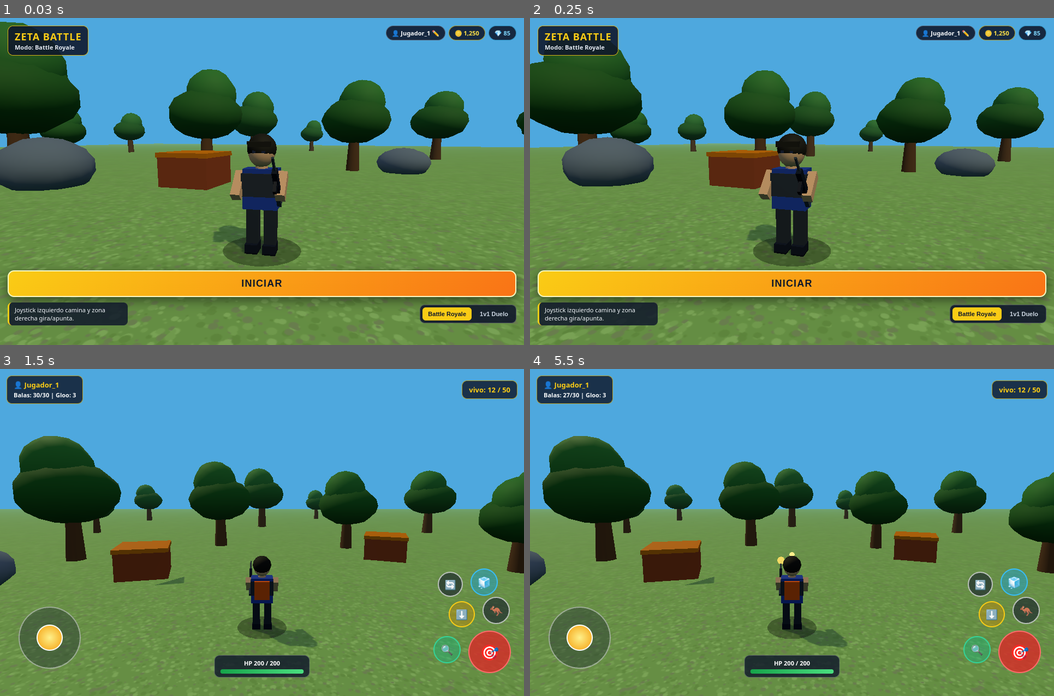
Above: before the commit, frames 1-4 (two rows, left to right).
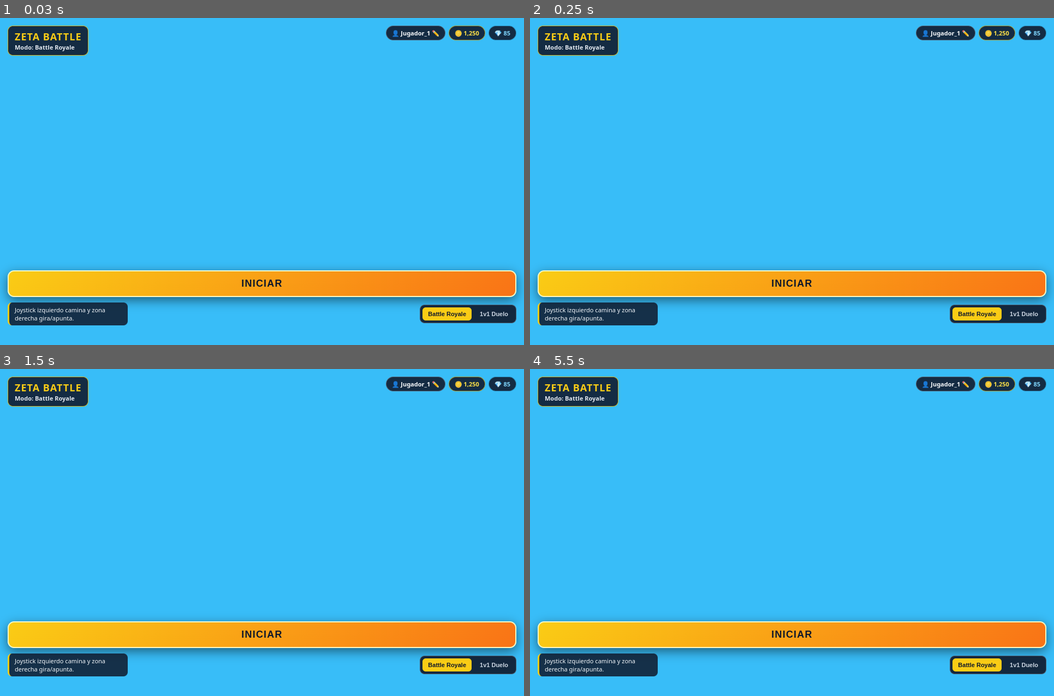
Above: after the commit, the same moments.

Repository: delvisvillalba5-cell/juego-servidor
Game: browser game, page index.html
Same seed, same stepped clock (60 frames per second), same inputs: the game is played once before the commit and once after it.
Inputs (mouse positions are in pixels of both pictures, inside the frame that each line leads up to):
- Up to frame 1 (0.03 s): no input
- Up to frame 2 (0.25 s): no input
- Up to frame 3 (1.5 s): click "INICIAR" at 0.27 s; click (445, 663) at 0.52 s, where only the run after the commit has a clickable "Battle Royale"; click (262, 565) at 1.07 s; click (445, 663) at 1.27 s, where only the run after the commit has a clickable "Battle Royale"
- Up to frame 4 (5.5 s): click (687, 499) at 1.67 s; click (792, 633) at 1.87 s, where only the run after the commit has a clickable "INICIAR"; press the mouse at (896, 483) at 2.27 s; release the mouse at (792, 467) at 2.4 s; click (1022, 663) at 2.47 s, where only the run after the commit has a clickable "1v1 Duelo"; click (870, 597) at 2.87 s; click (792, 633) at 3.07 s, where only the run after the commit has a clickable "INICIAR"; click (661, 614) at 3.47 s; click (975, 663) at 3.67 s, where only the run after the commit has a clickable "Battle Royale"; press the mouse at (792, 467) at 4.07 s; release the mouse at (739, 646) at 4.2 s; click (1022, 663) at 4.27 s, where only the run after the commit has a clickable "1v1 Duelo"; click (949, 548) at 4.67 s; click (792, 633) at 4.87 s, where only the run after the commit has a clickable "INICIAR"; click (634, 532) at 5.27 s; click (1022, 663) at 5.47 s, where only the run after the commit has a clickable "1v1 Duelo"

The runs differ from the first frame. In frame 1, 89% of the frame differs, in the area x 0-100%, y 0-100%; in frame 2, 89%; in frame 3, 99%; in frame 4, 99%.

Commit message:
Actualizar index.html

Diff:
--- a/index.html
+++ b/index.html
@@ -11,6 +11,7 @@
             padding: 0;
             user-select: none;
             -webkit-user-select: none;
+            -webkit-tap-highlight-color: transparent;
         }
         body, html {
             width: 100%;
@@ -648,530 +649,4 @@
         const piernaDerMesh = new THREE.Mesh(new THREE.BoxGeometry(0.22, 0.68, 0.24), matPantalon);
         piernaDerMesh.position.set(0, -0.34, 0);
         piernaDerMesh.castShadow = true;
-        const botaDer = new THREE.Mesh(new THREE.BoxGeometry(0.24, 0.18, 0.34), matBota);
-        botaDer.position.set(0, -0.77, 0.04);
-        botaDer.castShadow = true;
-        pivotePiernaDer.add(piernaDerMesh, botaDer);
-
-        const torsoGrupo = new THREE.Group();
-        torsoGrupo.position.set(0, 0.86, 0);
-
-        const pecho = new THREE.Mesh(new THREE.BoxGeometry(0.64, 0.74, 0.42), matCamisa);
-        pecho.position.y = 0.37;
-        pecho.castShadow = true;
-
-        const chalecoTactico = new THREE.Mesh(new THREE.BoxGeometry(0.68, 0.42, 0.46), matChaleco);
-        chalecoTactico.position.set(0, 0.45, 0.01);
-        chalecoTactico.castShadow = true;
-
-        const cuello = new THREE.Mesh(new THREE.CylinderGeometry(0.11, 0.12, 0.14, 10), matPiel);
-        cuello.position.set(0, 0.78, 0.01);
-
-        const cabezaGrupo = new THREE.Group();
-        cabezaGrupo.position.set(0, 1.04, 0.02);
-
-        const craneo = new THREE.Mesh(new THREE.SphereGeometry(0.27, 16, 16), matPiel);
-        craneo.scale.set(0.92, 1.05, 0.96);
-        craneo.castShadow = true;
-
-        const cabelloVolumen = new THREE.Mesh(new THREE.SphereGeometry(0.285, 16, 14), matCabello);
-        cabelloVolumen.scale.set(0.95, 0.95, 1.02);
-        cabelloVolumen.position.set(0, 0.06, -0.02);
-
-        const flequillo = new THREE.Mesh(new THREE.BoxGeometry(0.4, 0.1, 0.14), matCabello);
-        flequillo.position.set(0, 0.14, 0.21);
-
-        const ojoIzq = new THREE.Mesh(new THREE.BoxGeometry(0.055, 0.04, 0.03), new THREE.MeshBasicMaterial({ color: 0x111827 }));
-        ojoIzq.position.set(-0.085, 0.01, 0.255);
-        const ojoDer = new THREE.Mesh(new THREE.BoxGeometry(0.055, 0.04, 0.03), new THREE.MeshBasicMaterial({ color: 0x111827 }));
-        ojoDer.position.set(0.085, 0.01, 0.255);
-
-        cabezaGrupo.add(craneo, cabelloVolumen, flequillo, ojoIzq, ojoDer);
-
-        const mochilaGrupo = new THREE.Group();
-        mochilaGrupo.position.set(0, 0.42, -0.26);
-        const bolsaPrincipal = new THREE.Mesh(new THREE.BoxGeometry(0.44, 0.52, 0.2), matMochila);
-        bolsaPrincipal.castShadow = true;
-        mochilaGrupo.add(bolsaPrincipal);
-
-        const pivoteBrazoIzq = new THREE.Group();
-        pivoteBrazoIzq.position.set(-0.4, 0.64, 0);
-        const brazoIzqMesh = new THREE.Mesh(new THREE.BoxGeometry(0.17, 0.54, 0.18), matPiel);
-        brazoIzqMesh.position.set(0, -0.27, 0);
-        brazoIzqMesh.castShadow = true;
-        pivoteBrazoIzq.add(brazoIzqMesh);
-
-        const pivoteBrazoDer = new THREE.Group();
-        pivoteBrazoDer.position.set(0.4, 0.64, 0);
-        const brazoDerMesh = new THREE.Mesh(new THREE.BoxGeometry(0.17, 0.54, 0.18), matPiel);
-        brazoDerMesh.position.set(0, -0.27, 0);
-        brazoDerMesh.castShadow = true;
-
-        const rifleGrupo = new THREE.Group();
-        rifleGrupo.position.set(-0.04, -0.44, 0.26);
-
-        const receptor = new THREE.Mesh(
-            new THREE.BoxGeometry(0.085, 0.12, 0.68),
-            new THREE.MeshStandardMaterial({ color: 0x1e293b, metalness: 0.5, roughness: 0.35 })
-        );
-        const culata = new THREE.Mesh(
-            new THREE.BoxGeometry(0.075, 0.14, 0.24),
-            new THREE.MeshStandardMaterial({ color: 0x334155, roughness: 0.65 })
-        );
-        culata.position.set(0, -0.02, -0.42);
-
-        const cargador = new THREE.Mesh(
-            new THREE.BoxGeometry(0.055, 0.2, 0.11),
-            new THREE.MeshStandardMaterial({ color: 0x0f172a, roughness: 0.5 })
-        );
-        cargador.rotation.x = 0.2;
-        cargador.position.set(0, -0.13, 0.08);
-
-        const canion = new THREE.Mesh(
-            new THREE.CylinderGeometry(0.024, 0.024, 0.32, 8),
-            new THREE.MeshStandardMaterial({ color: 0x64748b, metalness: 0.7, roughness: 0.25 })
-        );
-        canion.rotation.x = Math.PI / 2;
-        canion.position.set(0, 0.02, 0.46);
-
-        const destelloDisparo = new THREE.Mesh(
-            new THREE.SphereGeometry(0.13, 8, 8),
-            new THREE.MeshBasicMaterial({ color: 0xffe066, transparent: true, opacity: 0.92 })
-        );
-        destelloDisparo.position.set(0, 0.02, 0.65);
-        destelloDisparo.visible = false;
-
-        rifleGrupo.add(receptor, culata, cargador, canion, destelloDisparo);
-        pivoteBrazoDer.add(brazoDerMesh, rifleGrupo);
-
-        torsoGrupo.add(pecho, chalecoTactico, cuello, cabezaGrupo, mochilaGrupo, pivoteBrazoIzq, pivoteBrazoDer);
-        jugadorMesh.add(pivotePiernaIzq, pivotePiernaDer, torsoGrupo);
-        scene.add(jugadorMesh);
-
-        let velY = 0;
-        let enSuelo = true;
-        let agachado = false;
-        let apuntando = false;
-        let balas = 30;
-        const maxBalas = 30;
-        let glooRestantes = 3;
-        let tiempoDestello = 0;
-        let cicloPaso = 0;
-        let anguloLobby = 0.4;
-        const proyectiles = [];
-
-        let camYaw = 0;
-        let camPitch = 0.22;
-        const sensibilidad = 0.0055;
-
-        function actualizarHUD() {
-            document.getElementById('hud-municion').textContent = `Balas: ${balas}/${maxBalas} | Gloo: ${glooRestantes}`;
-        }
-
-        const joystickBase = document.getElementById('joystick-base');
-        const joystickStick = document.getElementById('joystick-stick');
-        let joyActivo = false, joyTouchId = null, joyX = 0, joyY = 0;
-        const maxRadio = 36;
-
-        function actualizarJoystick(touch) {
-            const rect = joystickBase.getBoundingClientRect();
-            let dx = touch.clientX - (rect.left + rect.width / 2);
-            let dy = touch.clientY - (rect.top + rect.height / 2);
-            const dist = Math.hypot(dx, dy);
-            if (dist > maxRadio) {
-                dx = (dx / dist) * maxRadio;
-                dy = (dy / dist) * maxRadio;
-            }
-            joystickStick.style.transform = `translate(${dx}px, ${dy}px)`;
-            joyX = dx / maxRadio;
-            joyY = dy / maxRadio;
-        }
-
-        joystickBase.addEventListener('touchstart', (e) => {
-            if (enLobby) return;
-            e.preventDefault();
-            e.stopPropagation();
-            joyActivo = true;
-            joyTouchId = e.changedTouches[0].identifier;
-            actualizarJoystick(e.changedTouches[0]);
-        }, { passive: false });
-
-        joystickBase.addEventListener('touchmove', (e) => {
-            if (enLobby) return;
-            e.preventDefault();
-            e.stopPropagation();
-            if (!joyActivo) return;
-            for (const t of e.changedTouches) {
-                if (t.identifier === joyTouchId) actualizarJoystick(t);
-            }
-        }, { passive: false });
-
-        function soltarJoystick(e) {
-            for (const t of e.changedTouches) {
-                if (t.identifier === joyTouchId) {
-                    joyActivo = false; joyTouchId = null; joyX = 0; joyY = 0;
-                    joystickStick.style.transform = `translate(0px, 0px)`;
-                }
-            }
-        }
-        joystickBase.addEventListener('touchend', soltarJoystick);
-        joystickBase.addEventListener('touchcancel', soltarJoystick);
-
-        const aimZone = document.getElementById('aim-zone');
-        let aimTouchId = null;
-        let lastAimX = 0;
-        let lastAimY = 0;
-
-        function aplicarRotacionMira(deltaX, deltaY, factorVertical = 1) {
-            camYaw -= deltaX * sensibilidad;
-            camPitch = Math.max(-0.25, Math.min(0.75, camPitch + deltaY * sensibilidad * factorVertical));
-            jugadorMesh.rotation.y = camYaw;
-        }
-
-        aimZone.addEventListener('touchstart', (e) => {
-            if (enLobby) return;
-            e.preventDefault();
-            if (aimTouchId !== null) return;
-            const t = e.changedTouches[0];
-            aimTouchId = t.identifier;
-            lastAimX = t.clientX;
-            lastAimY = t.clientY;
-        }, { passive: false });
-
-        aimZone.addEventListener('touchmove', (e) => {
-            if (enLobby) return;
-            e.preventDefault();
-            if (aimTouchId === null) return;
-            for (const t of e.changedTouches) {
-                if (t.identifier === aimTouchId) {
-                    const dx = t.clientX - lastAimX;
-                    const dy = t.clientY - lastAimY;
-                    lastAimX = t.clientX;
-                    lastAimY = t.clientY;
-                    aplicarRotacionMira(dx, dy, 1);
-                }
-            }
-        }, { passive: false });
-
-        function soltarMira(e) {
-            for (const t of e.changedTouches) {
-                if (t.identifier === aimTouchId) {
-                    aimTouchId = null;
-                }
-            }
-        }
-        aimZone.addEventListener('touchend', soltarMira);
-        aimZone.addEventListener('touchcancel', soltarMira);
-
-        const btnDisparo = document.getElementById('btn-disparo');
-        let disparando = false;
-        let fireTouchId = null;
-        let lastFireX = 0;
-        let lastFireY = 0;
-        let ultimoDisparoTime = 0;
-        const intervaloDisparo = 135;
-
-        function disparar() {
-            if (enLobby || balas <= 0) return;
-            balas--;
-            actualizarHUD();
-
-            destelloDisparo.visible = true;
-            tiempoDestello = 45;
-
-            const dir = new THREE.Vector3(0, 0, 1).applyAxisAngle(new THREE.Vector3(0, 1, 0), jugadorMesh.rotation.y);
-            const balaMesh = new THREE.Mesh(
-                new THREE.SphereGeometry(0.12, 8, 8),
-                new THREE.MeshBasicMaterial({ color: 0xfef08a })
-            );
-            balaMesh.position.set(
-                jugadorMesh.position.x + dir.x * 1.45,
-                jugadorMesh.position.y + (agachado ? 0.85 : 1.32),
-                jugadorMesh.position.z + dir.z * 1.45
-            );
-            scene.add(balaMesh);
-            proyectiles.push({ mesh: balaMesh, vx: dir.x * 1.55, vz: dir.z * 1.55, vida: 48 });
-        }
-
-        btnDisparo.addEventListener('touchstart', (e) => {
-            if (enLobby) return;
-            e.preventDefault();
-            e.stopPropagation();
-            const t = e.changedTouches[0];
-            fireTouchId = t.identifier;
-            lastFireX = t.clientX;
-            lastFireY = t.clientY;
-            disparando = true;
-            btnDisparo.classList.add('active');
-            disparar();
-            ultimoDisparoTime = performance.now();
-        }, { passive: false });
-
-        btnDisparo.addEventListener('touchmove', (e) => {
-            if (enLobby) return;
-            e.preventDefault();
-            e.stopPropagation();
-            if (!disparando) return;
-            for (const t of e.changedTouches) {
-                if (t.identifier === fireTouchId) {
-                    const dx = t.clientX - lastFireX;
-                    const dy = t.clientY - lastFireY;
-                    lastFireX = t.clientX;
-                    lastFireY = t.clientY;
-                    aplicarRotacionMira(dx * 0.75, dy * 0.75, 1.15);
-                }
-            }
-        }, { passive: false });
-
-        function soltarDisparo(e) {
-            for (const t of e.changedTouches) {
-                if (t.identifier === fireTouchId) {
-                    disparando = false;
-                    fireTouchId = null;
-                    btnDisparo.classList.remove('active');
-                }
-            }
-        }
-        btnDisparo.addEventListener('touchend', soltarDisparo);
-        btnDisparo.addEventListener('touchcancel', soltarDisparo);
-        btnDisparo.addEventListener('mousedown', () => {
-            if (enLobby) return;
-            disparando = true;
-            disparar();
-            ultimoDisparoTime = performance.now();
-        });
-        window.addEventListener('mouseup', () => { disparando = false; });
-
-        const btnMira = document.getElementById('btn-mira');
-        function toggleMira() {
-            if (enLobby) return;
-            apuntando = !apuntando;
-            btnMira.classList.toggle('active', apuntando);
-            crosshair.style.display = apuntando ? 'block' : 'none';
-        }
-        btnMira.addEventListener('touchstart', (e) => {
-            e.preventDefault();
-            e.stopPropagation();
-            toggleMira();
-        }, { passive: false });
-        btnMira.addEventListener('click', toggleMira);
-
-        function ponerGloo() {
-            if (enLobby || glooRestantes <= 0) return;
-            glooRestantes--;
-            actualizarHUD();
-
-            const dir = new THREE.Vector3(0, 0, 1).applyAxisAngle(new THREE.Vector3(0, 1, 0), jugadorMesh.rotation.y);
-            const glooGrupo = new THREE.Group();
-
-            const panel = new THREE.Mesh(
-                new THREE.BoxGeometry(3.3, 2.25, 0.34),
-                new THREE.MeshStandardMaterial({
-                    color: 0x38bdf8,
-                    emissive: 0x0284c7,
-                    emissiveIntensity: 0.25,
-                    transparent: true,
-                    opacity: 0.68
-                })
-            );
-            panel.position.y = 1.12;
-            panel.castShadow = true;
-
-            glooGrupo.add(panel);
-            const gx = jugadorMesh.position.x + dir.x * 3.1;
-            const gz = jugadorMesh.position.z + dir.z * 3.1;
-            glooGrupo.position.set(gx, 0, gz);
-            glooGrupo.rotation.y = jugadorMesh.rotation.y;
-            scene.add(glooGrupo);
-            obstaculos.push({ x: gx, z: gz, r: 1.45 });
-        }
-
-        function recargar() {
-            if (enLobby) return;
-            balas = maxBalas;
-            actualizarHUD();
-        }
-
-        function saltar() {
-            if (enLobby || !enSuelo) return;
-            if (agachado) agachado = false;
-            velY = 0.36;
-            enSuelo = false;
-        }
-
-        function toggleAgachar() {
-            if (enLobby) return;
-            agachado = !agachado;
-        }
-
-        function vincularBoton(id, fn) {
-            const el = document.getElementById(id);
-            el.addEventListener('touchstart', (e) => {
-                e.preventDefault();
-                e.stopPropagation();
-                fn();
-            }, { passive: false });
-            el.addEventListener('click', fn);
-        }
-
-        vincularBoton('btn-gloo', ponerGloo);
-        vincularBoton('btn-recargar', recargar);
-        vincularBoton('btn-salto', saltar);
-        vincularBoton('btn-agachar', toggleAgachar);
-
-        let ultimoFrame = performance.now();
-
-        function animar(ahora = performance.now()) {
-            requestAnimationFrame(animar);
-            const dt = Math.min(50, ahora - ultimoFrame);
-            ultimoFrame = ahora;
-
-            if (tiempoDestello > 0) {
-                tiempoDestello -= dt;
-                if (tiempoDestello <= 0) destelloDisparo.visible = false;
-            }
-
-            if (enLobby) {
-                anguloLobby += dt * 0.0005;
-                jugadorMesh.rotation.y = 0.2;
-                pivotePiernaIzq.rotation.x = 0;
-                pivotePiernaDer.rotation.x = 0;
-                pivoteBrazoDer.rotation.x = -0.82;
-                pivoteBrazoIzq.rotation.x = -0.75;
-
-                const radioLobby = 5.2;
-                camera.position.set(
-                    jugadorMesh.position.x + Math.sin(anguloLobby) * radioLobby,
-                    2.15,
-                    jugadorMesh.position.z + Math.cos(anguloLobby) * radioLobby
-                );
-                camera.lookAt(jugadorMesh.position.x, 1.35, jugadorMesh.position.z);
-
-                sombraJugador.position.set(jugadorMesh.position.x, 0.03, jugadorMesh.position.z);
-                renderer.render(scene, camera);
-                return;
-            }
-
-            if (disparando && ahora - ultimoDisparoTime >= intervaloDisparo) {
-                disparar();
-                ultimoDisparoTime = ahora;
-            }
-
-            const velocidad = agachado ? 0.14 : 0.22;
-            const forwardX = Math.sin(camYaw);
-            const forwardZ = Math.cos(camYaw);
-            const rightX = -Math.cos(camYaw);
-            const rightZ = Math.sin(camYaw);
-
-            const moveForward = -joyY;
-            const moveRight = joyX;
-            const intensidadMov = Math.min(1, Math.hypot(moveForward, moveRight));
-
-            const moveVecX = forwardX * moveForward + rightX * moveRight;
-            const moveVecZ = forwardZ * moveForward + rightZ * moveRight;
-
-            const nextX = jugadorMesh.position.x + moveVecX * velocidad;
-            const nextZ = jugadorMesh.position.z + moveVecZ * velocidad;
-
-            let bloqueado = false;
-            for (const obs of obstaculos) {
-                if (Math.hypot(nextX - obs.x, nextZ - obs.z) < obs.r + 0.52) {
-                    bloqueado = true;
-                    break;
-                }
-            }
-
-            if (!bloqueado) {
-                jugadorMesh.position.x = Math.max(-72, Math.min(72, nextX));
-                jugadorMesh.position.z = Math.max(-72, Math.min(72, nextZ));
-            }
-
-            jugadorMesh.rotation.y = camYaw;
-
-            const targetTorsoY = agachado ? 0.52 : 0.86;
-            torsoGrupo.position.y += (targetTorsoY - torsoGrupo.position.y) * 0.2;
-            torsoGrupo.rotation.x += ((agachado ? 0.24 : 0) - torsoGrupo.rotation.x) * 0.2;
-
-            if (intensidadMov > 0.05 && enSuelo) {
-                cicloPaso += dt * 0.015 * intensidadMov;
-                const angPierna = Math.sin(cicloPaso) * 0.62 * intensidadMov;
-                pivotePiernaIzq.rotation.x = angPierna;
-                pivotePiernaDer.rotation.x = -angPierna;
-                pivoteBrazoIzq.rotation.x = apuntando ? -1.1 : -angPierna * 0.55;
-                pivoteBrazoDer.rotation.x = apuntando ? -1.15 : angPierna * 0.4;
-            } else {
-                pivotePiernaIzq.rotation.x *= 0.8;
-                pivotePiernaDer.rotation.x *= 0.8;
-                const targetBrazoDer = apuntando ? -1.15 : -0.82;
-                const targetBrazoIzq = apuntando ? -1.1 : -0.75;
-                pivoteBrazoDer.rotation.x += (targetBrazoDer - pivoteBrazoDer.rotation.x) * 0.2;
-                pivoteBrazoIzq.rotation.x += (targetBrazoIzq - pivoteBrazoIzq.rotation.x) * 0.2;
-            }
-
-            if (!enSuelo) {
-                jugadorMesh.position.y += velY;
-                velY -= 0.015;
-                if (jugadorMesh.position.y <= 0) {
-                    jugadorMesh.position.y = 0;
-                    velY = 0;
-                    enSuelo = true;
-                }
-            }
-
-            sombraJugador.position.x = jugadorMesh.position.x;
-            sombraJugador.position.z = jugadorMesh.position.z;
-            const escalaSombra = Math.max(0.35, 1 - jugadorMesh.position.y * 0.14);
-            sombraJugador.scale.set(escalaSombra, escalaSombra, 1);
-
-            for (let i = proyectiles.length - 1; i >= 0; i--) {
-                const p = proyectiles[i];
-                p.mesh.position.x += p.vx;
-                p.mesh.position.z += p.vz;
-                p.vida--;
-                if (p.vida <= 0) {
-                    scene.remove(p.mesh);
-                    proyectiles.splice(i, 1);
-                }
-            }
-
-            const targetFov = apuntando ? 38 : 60;
-            if (Math.abs(camera.fov - targetFov) > 0.2) {
-                camera.fov += (targetFov - camera.fov) * 0.18;
-                camera.updateProjectionMatrix();
-            }
-
-            const baseDist = apuntando ? 5.8 : 8.4;
-            const alturaCam = (apuntando ? 2.75 : 2.15) + Math.sin(camPitch) * baseDist;
-            let horizDist = Math.cos(camPitch) * baseDist;
-
-            const dirAtrasX = -Math.sin(camYaw);
-            const dirAtrasZ = -Math.cos(camYaw);
-            const hombroOffset = apuntando ? 1.35 : 0;
-
-            for (const obs of obstaculos) {
-                const cx = jugadorMesh.position.x + dirAtrasX * horizDist + rightX * hombroOffset;
-                const cz = jugadorMesh.position.z + dirAtrasZ * horizDist + rightZ * hombroOffset;
-                const distObs = Math.hypot(cx - obs.x, cz - obs.z);
-                if (distObs < obs.r + 0.9) {
-                    horizDist = Math.max(2.8, horizDist - (obs.r + 0.9 - distObs));
-                }
-            }
-
-            const camTargetX = jugadorMesh.position.x + dirAtrasX * horizDist + rightX * hombroOffset;
-            const camTargetY = jugadorMesh.position.y + alturaCam;
-            const camTargetZ = jugadorMesh.position.z + dirAtrasZ * horizDist + rightZ * hombroOffset;
-
-            camera.position.lerp(new THREE.Vector3(camTargetX, camTargetY, camTargetZ), 0.18);
-            camera.lookAt(
-                jugadorMesh.position.x + Math.sin(camYaw) * 6 + rightX * (apuntando ? 0.65 : 0),
-                jugadorMesh.position.y + (apuntando ? 1.85 : 1.5) + Math.sin(camPitch) * 3,
-                jugadorMesh.position.z + Math.cos(camYaw) * 6 + rightZ * (apuntando ? 0.65 : 0)
-            );
-
-            renderer.render(scene, camera);
-        }
-
-        animar();
-    </script>
-</body>
-</html>
+        const bota
